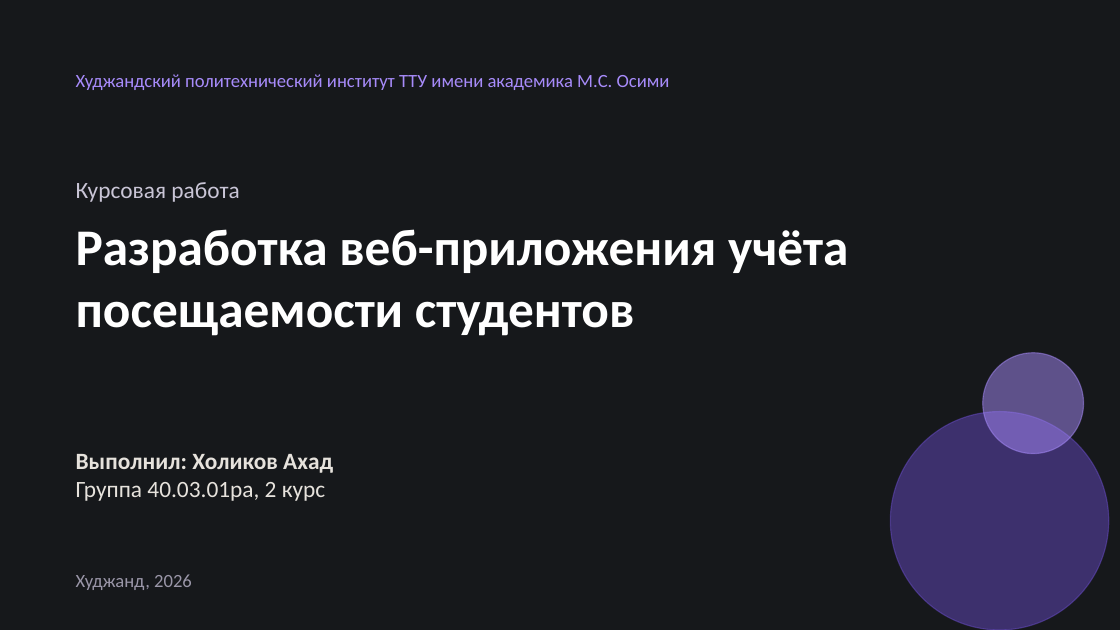
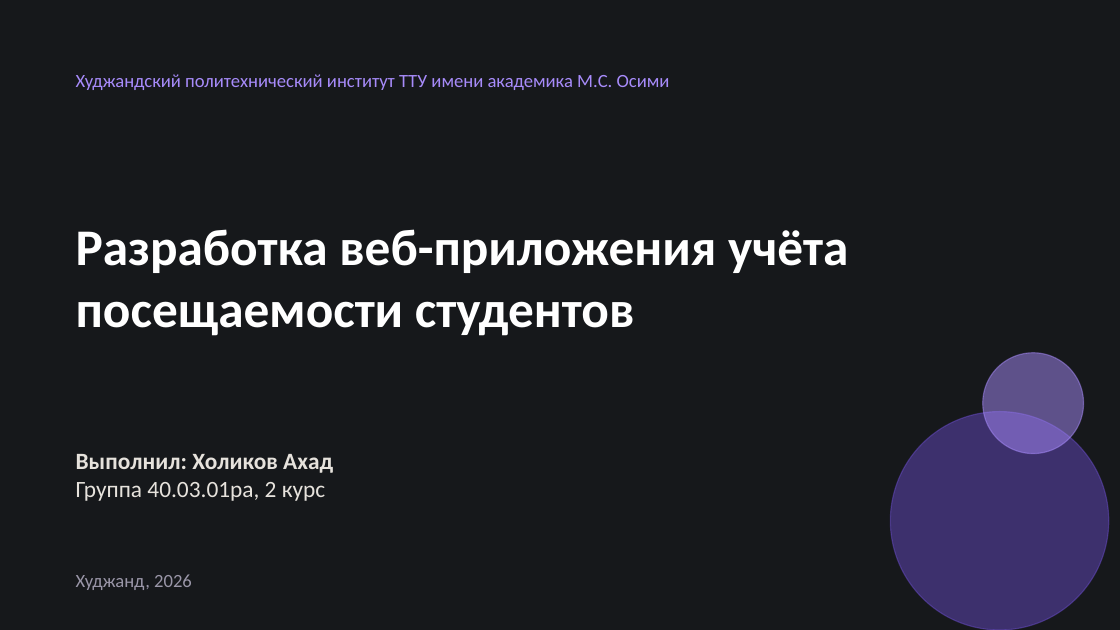
Before and after one commit to globalsurveygpt-beep/students-tracker, a slide deck: slide 1 of docs/presentation/Презентация. Холиков Ахад.pptx. Drawn at 1120x630 pixels with LibreOffice and Linux fonts; fonts in the diff are those of the drawing. Boxes give left, top, right and bottom in pixels: in the first picture for what was removed or moved away, otherwise in the second. Text is boxed around its words. In the diff, an @@ line names an element or a change of style, - is before the commit and + after.

Commit message:
changed presentation

```diff
--- a/docs/presentation/Презентация. Холиков Ахад.pptx
+++ b/docs/presentation/Презентация. Холиков Ахад.pptx
@@ text removed at (76, 182, 239, 202) @@
-Курсовая работа
```
Also in this commit, not shown: 1 other file.
